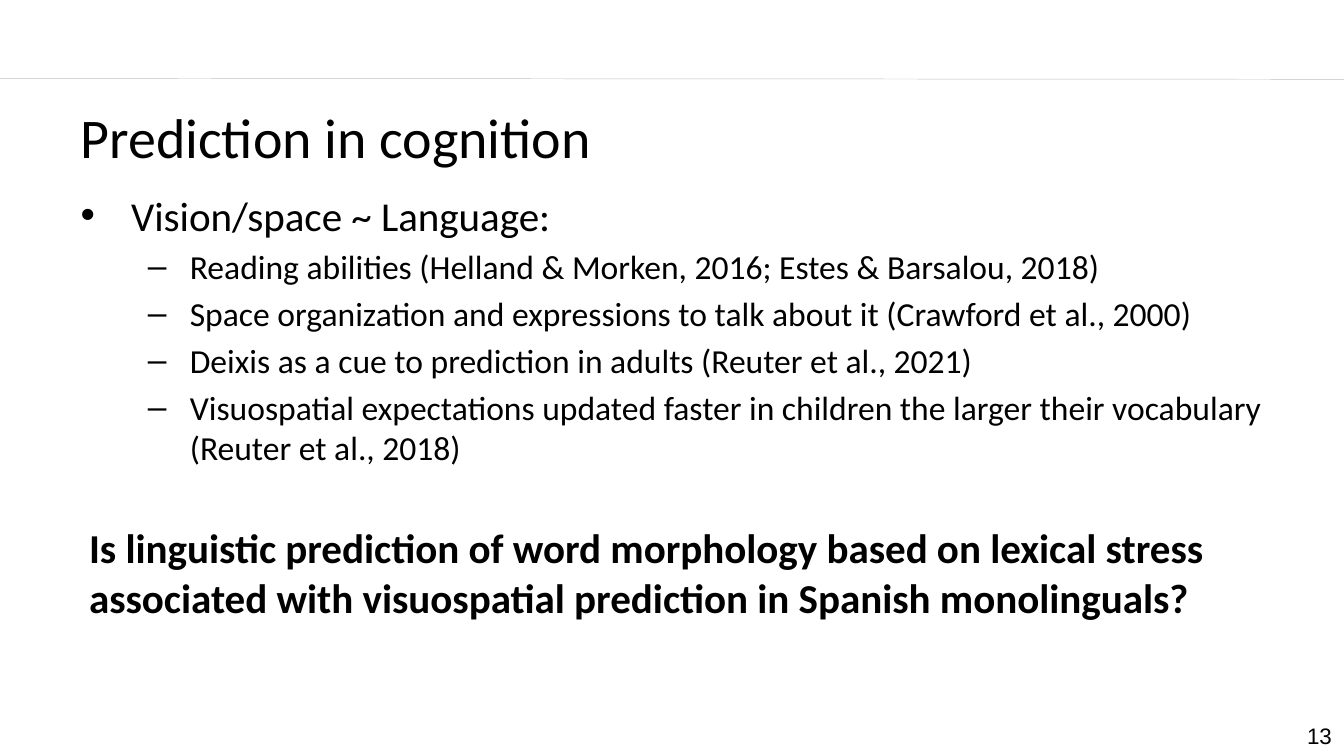
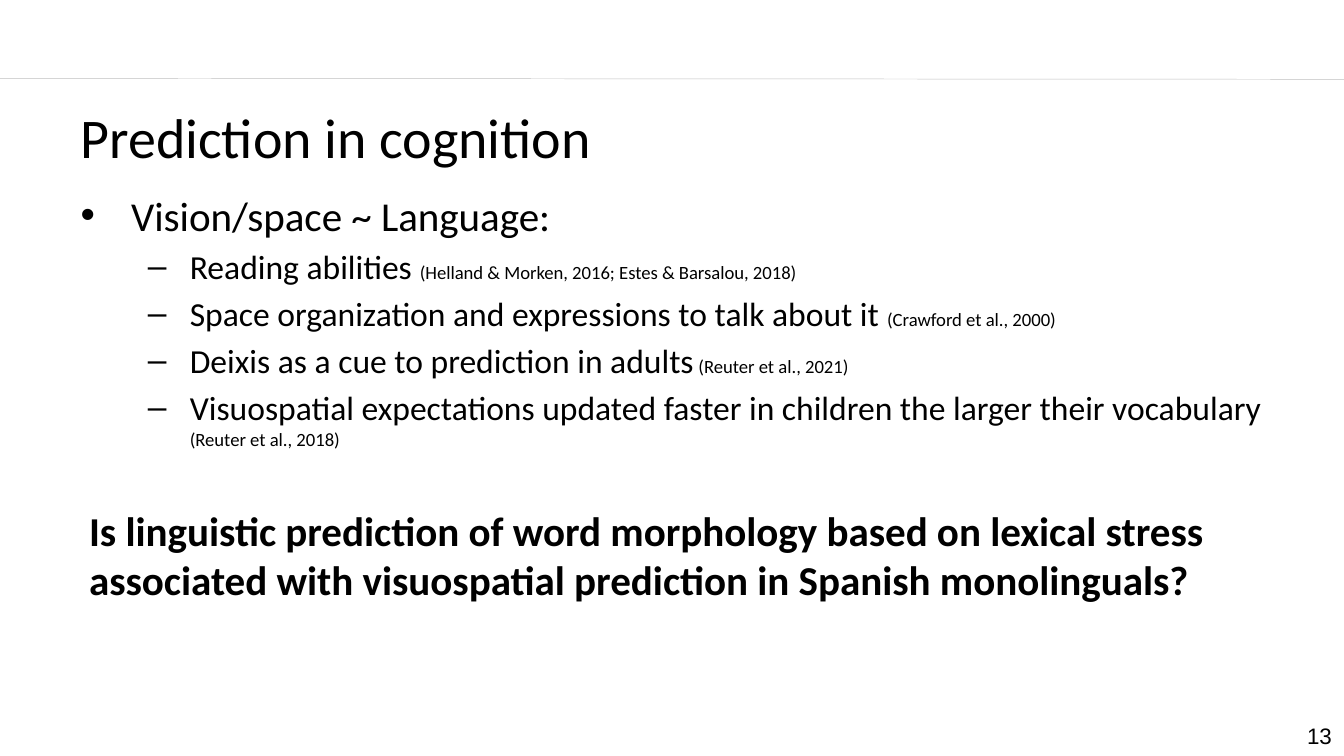
Before and after one commit to laurafdeza/Dissertation, a slide deck: slide 13 of ru_defense_slides.pptx. Drawn at 1344x756 pixels with LibreOffice and Linux fonts; fonts in the diff are those of the drawing; background and template pictures are left out. Boxes give left, top, right and bottom in pixels: in the first picture for what was removed or moved away, otherwise in the second. Text is boxed around its words. In the diff, an @@ line names an element or a change of style, - is before the commit and + after.

```diff
--- a/ru_defense_slides.pptx
+++ b/ru_defense_slides.pptx
@@ text at bbox=[190, 255, 1261, 449]: size 18 to 10 pt in "(Helland & Morken, 2016; Estes & Barsalou, ...", "(Crawford et al., 2000)", "(Reuter et al., 2021)", "(Reuter et al., 2018)"; less space between paragraphs @@
```
Also in this commit, not shown: 8 other slides changed, 1 slide added, 1 other file.
